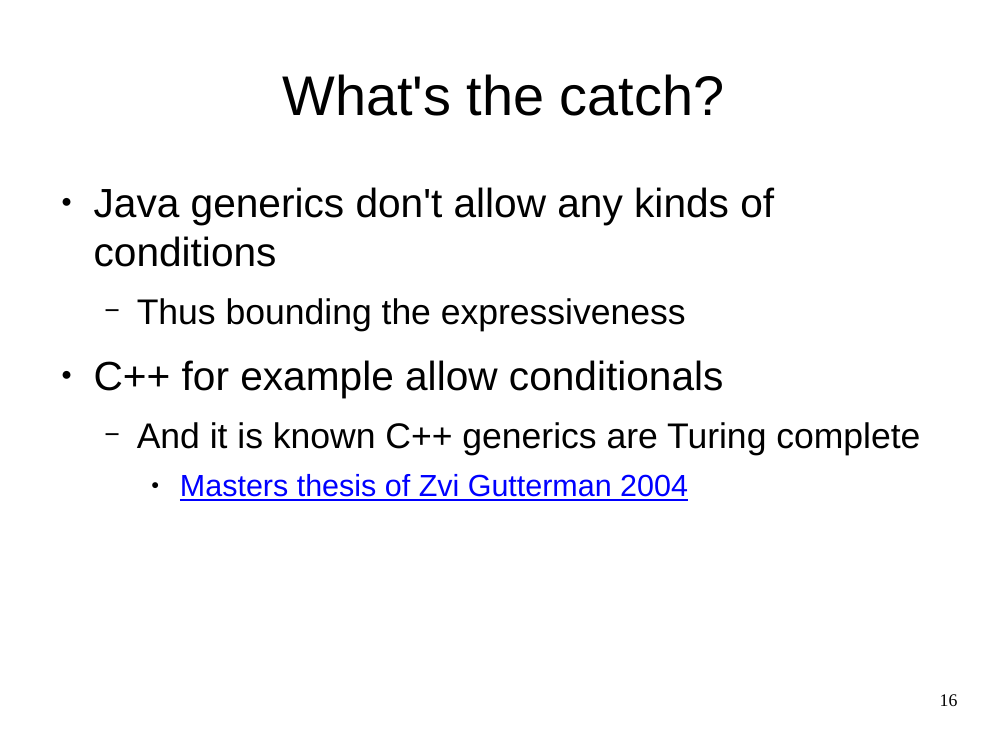
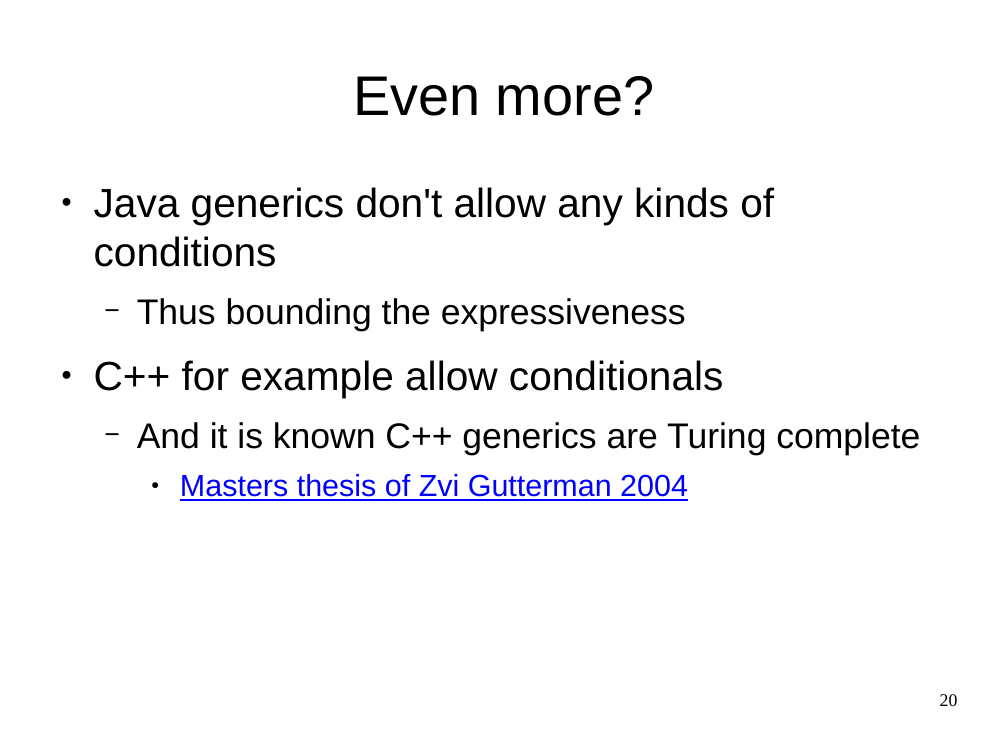
Before and after one commit to OriRoth/fling, a slide deck: slide 20 of Manuscripts/Thesis Seminar/Thesis Seminar.odp (slide 16 before the commit). Drawn at 1008x756 pixels with LibreOffice and Linux fonts; fonts in the diff are those of the drawing. Boxes give left, top, right and bottom in pixels: in the first picture for what was removed or moved away, otherwise in the second. Text is boxed around its words. In the diff, an @@ line names an element or a change of style, - is before the commit and + after.

```diff
--- a/Manuscripts/Thesis Seminar/Thesis Seminar.odp
+++ b/Manuscripts/Thesis Seminar/Thesis Seminar.odp
@@ title at box(353, 76, 654, 116): text changed @@
-What's the catch?
+Even more?
@@ page number at box(940, 694, 958, 706): text changed @@
-16
+20
```
Also in this commit, not shown: 6 other slides changed.
